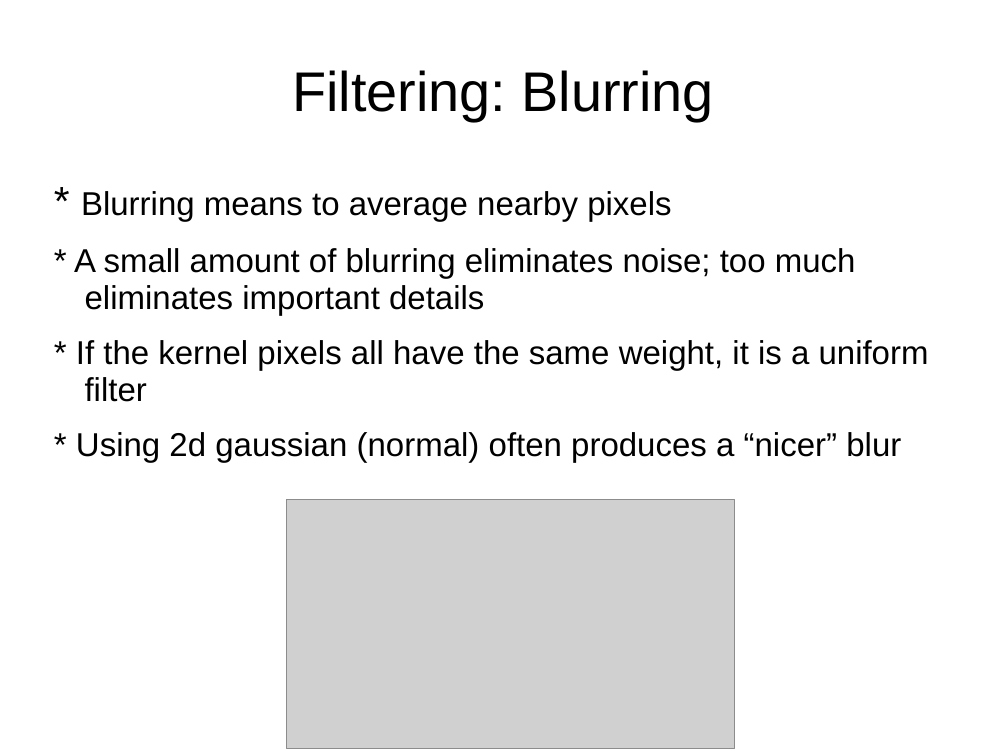
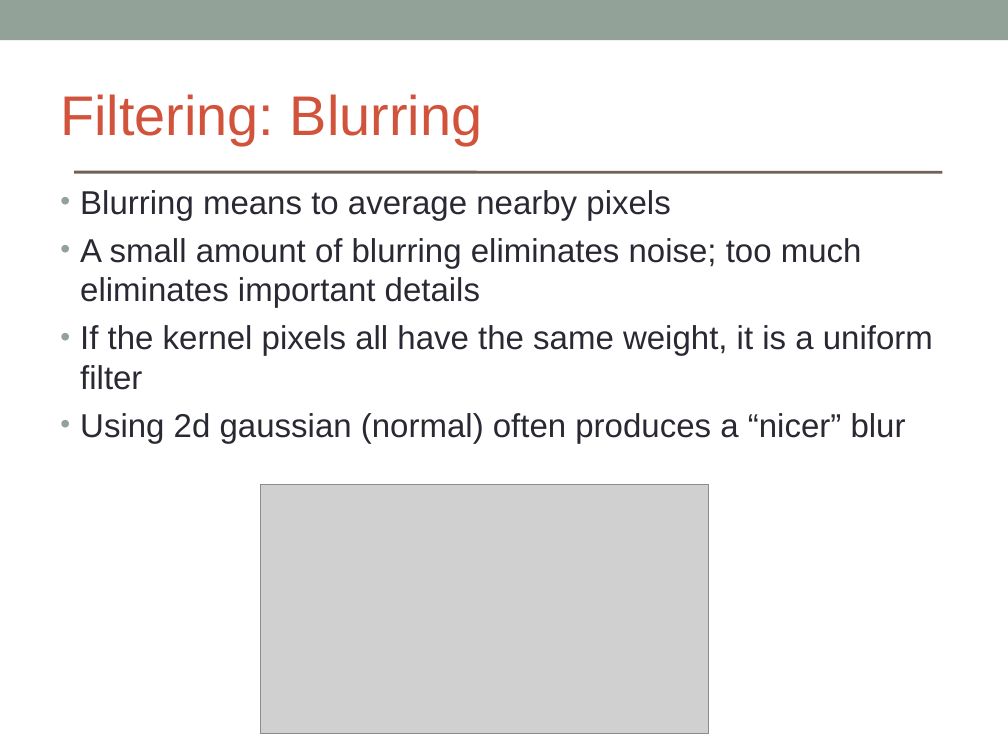
Before and after one commit to brikeats/Image-Analysis-in-Python, a slide deck: slide 11 of ImageAnalysisPython.ppt. Drawn at 1008x756 pixels with LibreOffice and Linux fonts; fonts in the diff are those of the drawing; grey boxes stand for pictures. Boxes give left, top, right and bottom in pixels: in the first picture for what was removed or moved away, otherwise in the second. Text is boxed around its words. In the diff, an @@ line names an element or a change of style, - is before the commit and + after.

```diff
--- a/ImageAnalysisPython.ppt
+++ b/ImageAnalysisPython.ppt
@@ rectangle added at [0, 0, 1008, 40], fill #93A299 @@
@@ text "Filtering: Blurring": place and size @@
-text "Filtering: Blurring" at [292, 70, 714, 121]
+text "Filtering: Blurring" at [60, 94, 482, 145]
@@ text "Filtering: Blurring" at [60, 94, 482, 145]: text colour #000000 to #D2533C; alignment centre to left; line spacing 0.93 to 1 @@
@@ line added from (76, 172) to (941, 172), #726056 2.24 pt @@
@@ text at [80, 190, 933, 443]: text changed; text colour #000000 to #292934 @@
-* Blurring means to average nearby pixels
-* A small amount of blurring eliminates noise; too much eliminates important details
-* If the kernel pixels all have the same weight, it is a uniform filter
-* Using 2d gaussian (normal) often produces a “nicer” blur
+• Blurring means to average nearby pixels
+• A small amount of blurring eliminates noise; too much eliminates important details
+• If the kernel pixels all have the same weight, it is a uniform filter
+• Using 2d gaussian (normal) often produces a “nicer” blur
@@ picture: place and size @@
-picture at [286, 499, 735, 748]
+picture at [261, 485, 709, 734]
```
Also in this commit, not shown: 17 other slides changed, 1 other file.
